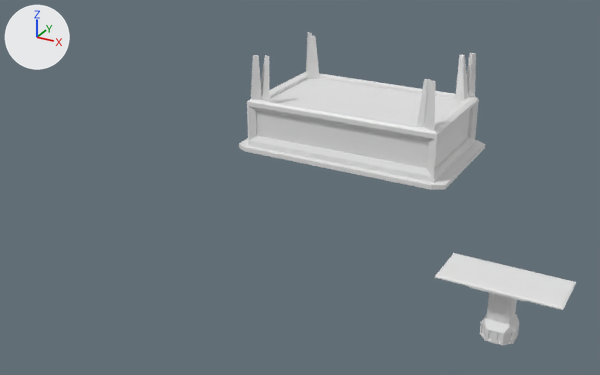
Two versions of the Blender file Blender/assets_v2.blend, one commit apart.
Both versions are drawn from a camera (50 mm lens) standing at (7.43, -7.47, 6.89) and looking at (0.82, 4.53, 0.89). Every picture has the same lights, and +X, +Y and +Z are marked at upper left. The older version comes first. The same objects are shown in both versions, whatever each file hides.

Names of what the first picture shows: 'Monument', 'table'.
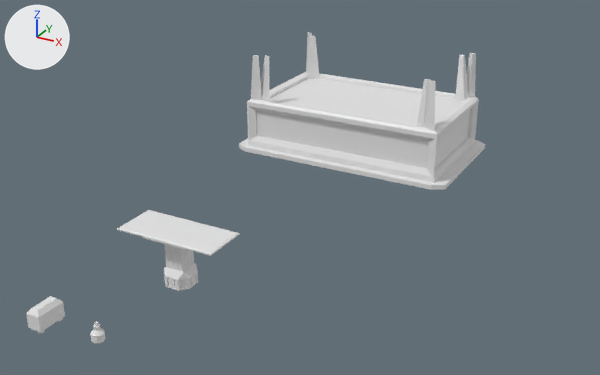
Scene script edits in JSON lines:
```json
{"op": "add", "block": "mat_vase", "code": ["mat_vase = principled_material('vase')", "mat_vase.base_color = (0.8, 0.8, 0.8)  # white #e7e7e7"]}
{"op": "add", "block": "mat_chest", "code": ["mat_chest = principled_material('chest')", "mat_chest.base_color = (0.8, 0.8, 0.8)  # white #e7e7e7"]}
{"op": "add", "block": "me_cylinder", "code": ["me_cylinder = bpy.data.meshes.new('Cylinder')", "me_cylinder.from_pydata(...)  # 256 vertices, 284 faces; spans x -0.1..0.1, y -0.1..0.1, z -0.15..0.2", "me_cylinder.materials.append(mat_vase)  # white #e7e7e7"]}
{"op": "add", "block": "me_cube_006", "code": ["me_cube_006 = bpy.data.meshes.new('Cube.006')", "me_cube_006.from_pydata(...)  # 24 vertices, 18 faces; spans x 0.0..0.125, y -0.25..0.0, z 0.0..0.375", "me_cube_006.materials.append(mat_chest)  # white #e7e7e7"]}
{"op": "set", "path": "ob_table.location", "old": "(5.0, 3.0, 0.0)", "new": "(0.0, 2.0, 0.0)"}
{"op": "add", "block": "ob_vase", "code": ["ob_vase = bpy.data.objects.new('vase', me_cylinder)", "ob_vase.location = (0.0, 0.0, 0.15)"]}
{"op": "add", "block": "ob_chest", "code": ["ob_chest = bpy.data.objects.new('chest', me_cube_006)", "ob_chest.location = (-1.0, 0.0, 0.0)", "_m = ob_chest.modifiers.new('Mirror', 'MIRROR')", "_m.use_axis = (True, True, False)"]}
```

Changed parts and their boxes [x1, y1, x2, y2] in the pictures (600 x 375 px):
```json
{"object": "table", "change": "moved", "before": [435, 253, 576, 345], "after": [117, 210, 240, 291]}
{"object": "chest", "change": "added", "after": [26, 296, 65, 334]}
{"object": "vase", "change": "added", "after": [90, 321, 105, 345]}
```
